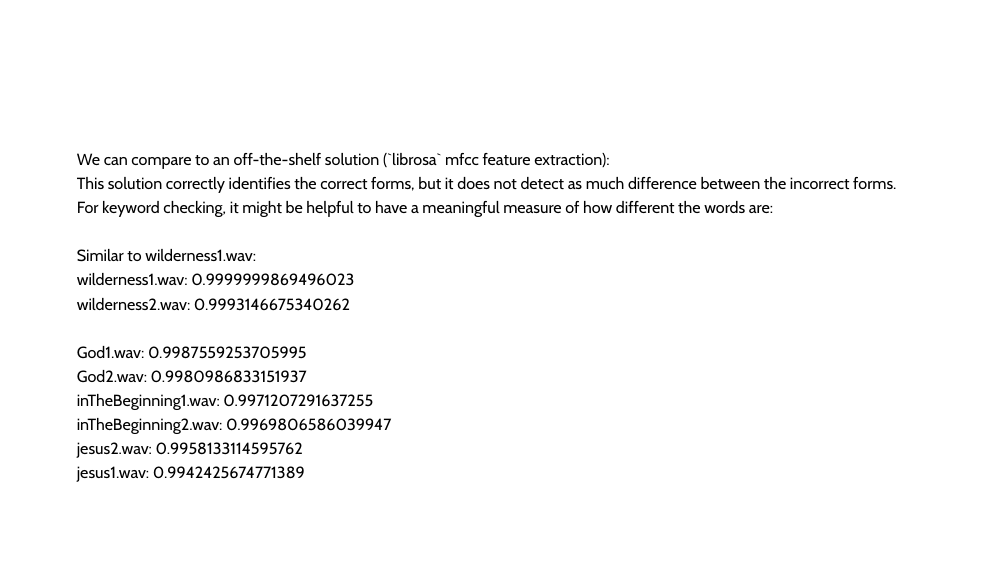
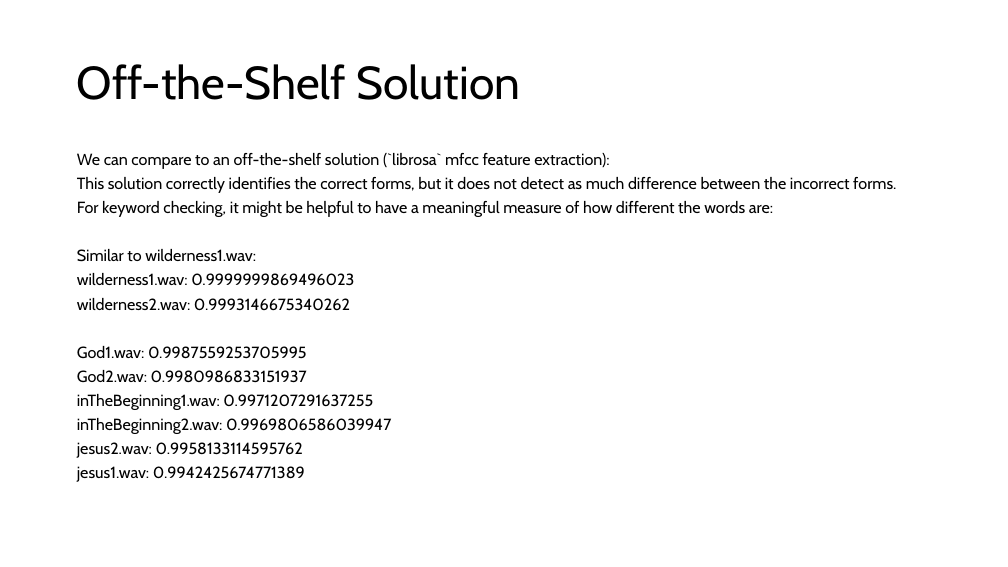
Before and after one commit to PENNET-dev/hackathon-uW-2024, a slide deck: slide 9 of Hackathon Presentation.pptx (slide 5 before the commit). Drawn at 1008x567 pixels with LibreOffice and Linux fonts; fonts in the diff are those of the drawing. Boxes give left, top, right and bottom in pixels: in the first picture for what was removed or moved away, otherwise in the second. Text is boxed around its words. In the diff, an @@ line names an element or a change of style, - is before the commit and + after.

Commit message:
updated ppt

```diff
--- a/Hackathon Presentation.pptx
+++ b/Hackathon Presentation.pptx
@@ title added at bbox=[77, 64, 520, 100], 44 pt, text #000000 @@
+Off-the-Shelf Solution
```
Also in this commit, not shown: 1 other slide changed, 6 slides added, 2 slides removed.
